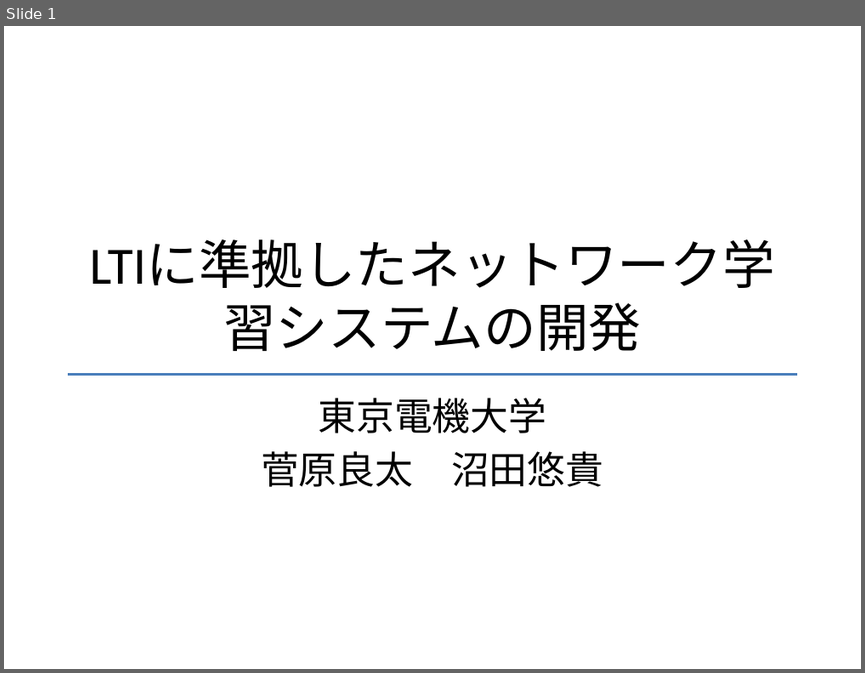
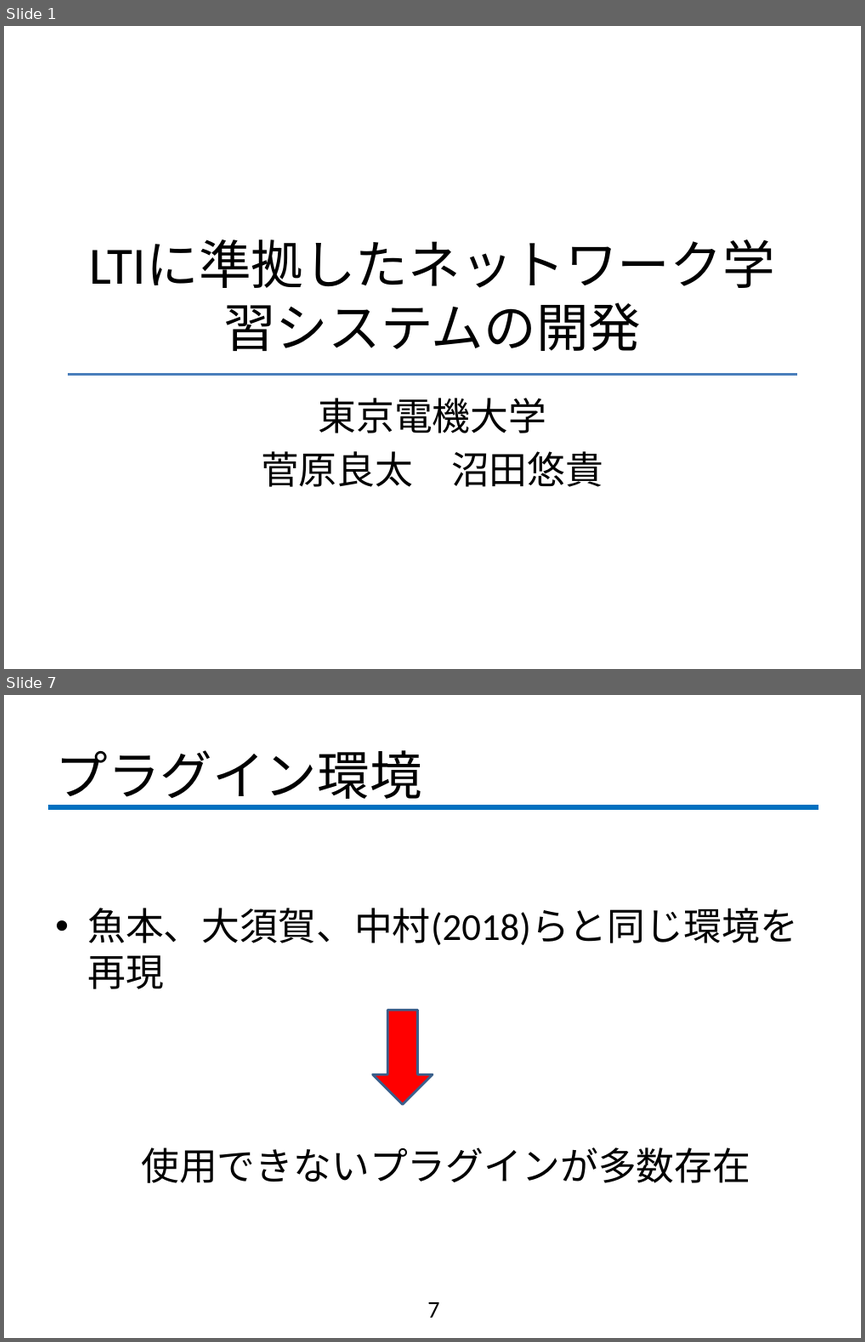
Before and after one commit to fujiLabo/fuji_simu, a slide deck: 1005進捗.pptx. Shown one above the other, each under a label of ours: slide 1 before the commit, slides 1 and 7 after it; the slides between them are not shown. The pictures are 865x673 and 865x1342 pixels, drawn with LibreOffice and Linux fonts; fonts in the diff are those of the drawing; background and template pictures are left out. Boxes give left, top, right and bottom in pixels: in the first picture for what was removed or moved away, otherwise in the second. Text is boxed around its words. In the diff, an @@ line names an element or a change of style, - is before the commit and + after.

```diff
--- a/1005進捗.pptx
+++ b/1005進捗.pptx
@@ slide 7 added at [4, 695, 861, 1338], background #FFFFFF @@
@@ title added at [55, 750, 421, 808], 44 pt, text #000000 @@
+プラグイン環境
@@ line added from (47, 807) to (818, 807), #0070C0 4 pt @@
@@ text added at [87, 907, 798, 1183], 32 pt, text #000000 @@
+• 魚本、大須賀、中村(2018)らと同じ環境を再現
+使用できないプラグインが多数存在
@@ down arrow added at [372, 1009, 432, 1104], fill #FF0000, outline #3A5F8C 2 pt @@
@@ page number added at [427, 1302, 439, 1317], 20 pt, text #000000 @@
+7
```
Also in this commit, not shown: 7 other slides added.
